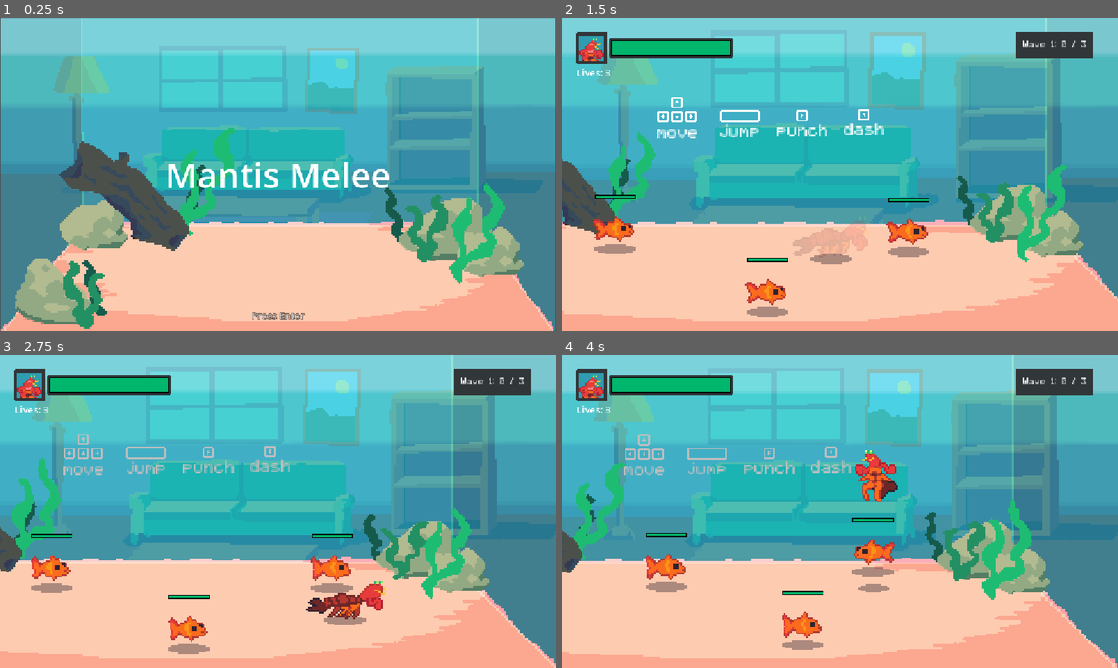
Above: before the commit, frames 1-4 (two rows, left to right).
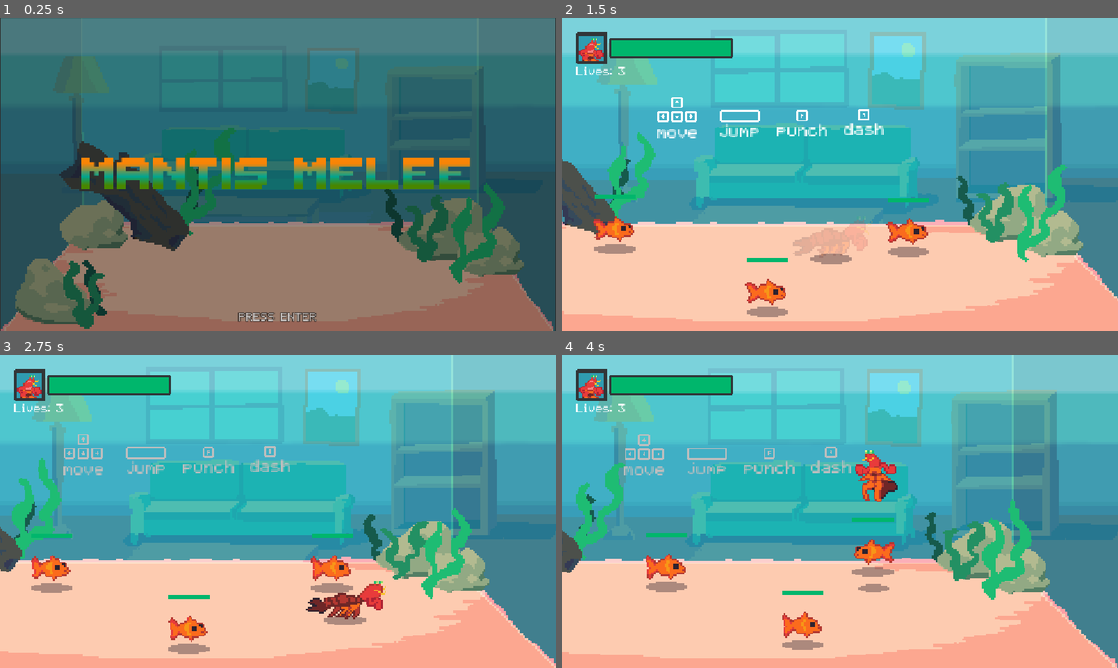
Above: after the commit, the same moments.

Repository: zhang-edward/shrimp-beat-em-up
Game: Godot game, scene res://scenes/Start.tscn
The game is run twice, just before and just after one commit, with the same random seed, the same clock (stepped at 60 frames per second) and the same inputs.
Inputs:
- Up to frame 1 (0.25 s): no input
- Up to frame 2 (1.5 s): tap Enter (start_game) at 0.5, 0.6 s; hold Right (move_right) 0.53-1.28 s; tap Space (jump) at 0.77 s; hold Down (move_down) from 1.28 s (still down); tap F (attack) at 1.35 s
- Up to frame 3 (2.75 s): tap Space (jump) at 1.52 s; tap Enter (start_game) at 1.55, 2.3 s; release Down (move_down) at 2.03 s; hold Right (move_right) from 2.03 s (still down); tap A (dash) at 2.1 s
- Up to frame 4 (4 s): release Right (move_right) at 2.78 s; hold Up (move_up) 2.78-3.53 s; tap Enter (start_game) at 2.85, 3.6 s; tap Space (jump) at 3.02, 3.77 s; hold Left (move_left) from 3.53 s (still down)

The runs differ from the first frame. In frame 1, 100% of the frame differs, in the area x 0-100%, y 0-100%; in frame 2, 1.6%; in frame 3, 1.6%; in frame 4, 1.6%.

Commit message:
polish start menu title text, tweak some difficulty

Diff:
--- a/prefab/Enemy.tscn
+++ b/prefab/Enemy.tscn
@@ -40,9 +40,9 @@
 anchor_left = 0.5
 anchor_right = 0.5
 offset_left = -47.0
-offset_top = -119.0
+offset_top = -104.0
 offset_right = 48.0
-offset_bottom = -110.0
+offset_bottom = -95.0
 grow_horizontal = 2
 theme_override_styles/background = ExtResource("7_jca2b")
 theme_override_styles/fill = ExtResource("8_2y5xi")
--- /dev/null
+++ b/prefab/styles/font-gradient.gdshader
@@ -0,0 +1,37 @@
+shader_type canvas_item;
+
+uniform sampler2D gradient_texture : hint_default_white;
+uniform bool use_label_gradient = true;
+uniform vec2 text_size = vec2(100.0, 30.0);
+
+// NEW UNIFORMS: Provide your label colors so the shader can differentiate them
+uniform vec4 font_color : source_color = vec4(1.0, 1.0, 1.0, 1.0);
+uniform vec4 outline_color : source_color = vec4(0.0, 0.0, 0.0, 1.0);
+uniform float color_threshold : hint_range(0.0, 1.0) = 0.1;
+
+varying vec2 local_uv;
+
+void vertex() {
+	if (use_label_gradient) {
+		local_uv = VERTEX.xy / text_size;
+	} else {
+		local_uv = UV;
+	}
+}
+
+void fragment() {
+	vec4 text_color_sampled = texture(TEXTURE, UV);
+	vec4 grad_color = texture(gradient_texture, local_uv);
+
+	// Calculate how close the pixel color is to your outline color
+	float is_outline = distance(text_color_sampled.rgb, outline_color.rgb);
+
+	if (is_outline < color_threshold) {
+		// Keep the original outline pixel intact
+		COLOR = text_color_sampled;
+	} else {
+		// Apply gradient to the inner text area while preserving alpha
+		COLOR.rgb = grad_color.rgb;
+		COLOR.a = text_color_sampled.a;
+	}
+}
--- a/prefab/styles/healthbar_fill.tres
+++ b/prefab/styles/healthbar_fill.tres
@@ -2,8 +2,4 @@
 
 [resource]
 bg_color = Color(0, 0.7144062, 0.4229535, 1)
-border_width_left = 2
-border_width_top = 2
-border_width_right = 2
-border_width_bottom = 2
 border_color = Color(0, 0, 0, 1)
--- a/resources/levels/level1_wave2.tres
+++ b/resources/levels/level1_wave2.tres
@@ -7,6 +7,7 @@
 [sub_resource type="Resource" id="Resource_lqof1"]
 script = ExtResource("1_qtp8g")
 enemy_scene = ExtResource("2_5u7gj")
+count = 5
 metadata/_custom_type_script = "uid://bqx8n2vw3ktle"
 
 [resource]
--- a/resources/levels/level3_wave2.tres
+++ b/resources/levels/level3_wave2.tres
@@ -14,7 +14,7 @@
 [sub_resource type="Resource" id="Group_crab"]
 script = ExtResource("4_weg")
 enemy_scene = ExtResource("2_x3fe6")
-count = 5
+count = 8
 metadata/_custom_type_script = "uid://bqx8n2vw3ktle"
 
 [resource]
--- a/scenes/Game.tscn
+++ b/scenes/Game.tscn
@@ -156,6 +156,7 @@
 [node name="CanvasLayer" type="CanvasLayer" parent="." unique_id=1452419952]
 
 [node name="WavePanel" type="NinePatchRect" parent="CanvasLayer" unique_id=1660627889]
+visible = false
 custom_minimum_size = Vector2(64, 32)
 anchors_preset = 1
 anchor_left = 1.0
@@ -283,6 +284,7 @@
 
 [node name="LivesLabel" type="Label" parent="CanvasLayer/HUD" unique_id=1719625438]
 layout_mode = 2
+theme_override_fonts/font = ExtResource("24_1gdd5")
 theme_override_font_sizes/font_size = 20
 text = "Lives: 3"
 
--- a/scenes/Start.tscn
+++ b/scenes/Start.tscn
@@ -6,12 +6,33 @@
 [ext_resource type="Texture2D" uid="uid://800mviy7djks" path="res://sprites/props/seaweed_1.png" id="3_nqh5h"]
 [ext_resource type="Script" uid="uid://ghmm1evp356x" path="res://scripts/PropWithRandomizedAnimation.gd" id="4_ea00n"]
 [ext_resource type="Texture2D" uid="uid://dk704xgij5d80" path="res://sprites/props/seaweed_3.png" id="5_e66ye"]
+[ext_resource type="FontFile" uid="uid://dsugm7hp2ms" path="res://pixelmix.ttf" id="6_vwikb"]
 [ext_resource type="Texture2D" uid="uid://bugjdi2mb3dmu" path="res://sprites/props/seaweed_2.png" id="6_yud8w"]
 [ext_resource type="Texture2D" uid="uid://br5cp6d53s4vv" path="res://sprites/props/rock1.png" id="7_ugrxo"]
 [ext_resource type="Texture2D" uid="uid://bhwt635b0jwv1" path="res://sprites/props/log1.png" id="8_vwikb"]
 [ext_resource type="Texture2D" uid="uid://duf8us6pj3mfr" path="res://sprites/props/rock3.png" id="9_nje4j"]
 [ext_resource type="Texture2D" uid="uid://blp8ap5yk36w3" path="res://sprites/props/rock2.png" id="10_rgcrq"]
 [ext_resource type="AudioStream" uid="uid://bdo5q5a5vn0a0" path="res://audio/music/start.ogg" id="12_e66ye"]
+[ext_resource type="Shader" uid="uid://tedsc5jd7q3j" path="res://prefab/styles/font-gradient.gdshader" id="12_ugrxo"]
+[ext_resource type="FontFile" uid="uid://jjwv8duy7abc" path="res://ThaleahFat.ttf" id="13_vwikb"]
+
+[sub_resource type="Gradient" id="Gradient_ugrxo"]
+offsets = PackedFloat32Array(0, 0.27546296, 0.6805556, 1)
+colors = PackedColorArray(0.28068516, 0.5246902, 9.62615e-08, 1, 1.1551381e-06, 0.64539975, 0.56865823, 1, 0.97029734, 0.51869184, 0.026312135, 1, 1, 0.5224363, 0.021728916, 1)
+
+[sub_resource type="GradientTexture2D" id="GradientTexture2D_rgcrq"]
+gradient = SubResource("Gradient_ugrxo")
+fill_from = Vector2(1, 0.9188034)
+fill_to = Vector2(1, 0.25213677)
+
+[sub_resource type="ShaderMaterial" id="ShaderMaterial_6skjg"]
+shader = ExtResource("12_ugrxo")
+shader_parameter/gradient_texture = SubResource("GradientTexture2D_rgcrq")
+shader_parameter/use_label_gradient = true
+shader_parameter/text_size = Vector2(100, 100)
+shader_parameter/font_color = Color(1, 1, 1, 1)
+shader_parameter/outline_color = Color(0, 0, 0, 1)
+shader_parameter/color_threshold = 0.1
 
 [sub_resource type="AtlasTexture" id="AtlasTexture_r7sob"]
 atlas = ExtResource("3_nqh5h")
@@ -112,112 +133,18 @@
 scale = Vector2(3.600624, 3.4190106)
 texture = ExtResource("2_fx3ca")
 
-[node name="Props" type="Node2D" parent="." unique_id=1796265463]
-y_sort_enabled = true
-position = Vector2(-283, 0)
-
-[node name="Seaweed1" type="AnimatedSprite2D" parent="Props" unique_id=1116187147]
-y_sort_enabled = true
-position = Vector2(101, 97)
-scale = Vector2(4, 4)
-sprite_frames = SubResource("SpriteFrames_7422c")
-offset = Vector2(0, -15.08)
-script = ExtResource("4_ea00n")
-
-[node name="Seaweed4" type="AnimatedSprite2D" parent="Props" unique_id=968879842]
-y_sort_enabled = true
-position = Vector2(127, 108)
-scale = Vector2(4, 4)
-sprite_frames = SubResource("SpriteFrames_pse3a")
-offset = Vector2(0, -24)
-script = ExtResource("4_ea00n")
-
-[node name="Seaweed5" type="AnimatedSprite2D" parent="Props" unique_id=996933618]
-y_sort_enabled = true
-position = Vector2(-91, 294)
-scale = Vector2(4, 4)
-sprite_frames = SubResource("SpriteFrames_7422c")
-offset = Vector2(0, -15.08)
-flip_h = true
-script = ExtResource("4_ea00n")
-
-[node name="Seaweed7" type="AnimatedSprite2D" parent="Props" unique_id=202758499]
-y_sort_enabled = true
-position = Vector2(-119, 312)
-scale = Vector2(4, 4)
-sprite_frames = SubResource("SpriteFrames_waqk2")
-offset = Vector2(0, -16)
-flip_h = true
-script = ExtResource("4_ea00n")
-
-[node name="Rock1" type="Sprite2D" parent="Props" unique_id=1236254018]
-y_sort_enabled = true
-position = Vector2(-181, 302)
-scale = Vector2(4, 4)
-texture = ExtResource("7_ugrxo")
-offset = Vector2(0, -16)
-
-[node name="Log1" type="Sprite2D" parent="Props" unique_id=1727581422]
-y_sort_enabled = true
-position = Vector2(-40, 145)
-scale = Vector2(4, 4)
-texture = ExtResource("8_vwikb")
-offset = Vector2(0, -24.19)
-flip_h = true
-flip_v = true
-
-[node name="Rock3" type="Sprite2D" parent="Props" unique_id=1115685383]
-y_sort_enabled = true
-position = Vector2(-96, 136)
-scale = Vector2(4, 4)
-texture = ExtResource("9_nje4j")
-offset = Vector2(0, -8)
-
-[node name="Rock2" type="Sprite2D" parent="Props" unique_id=795223779]
-y_sort_enabled = true
-position = Vector2(626, 172)
-scale = Vector2(4, 4)
-texture = ExtResource("10_rgcrq")
-offset = Vector2(0, -16)
-
-[node name="Rock4" type="Sprite2D" parent="Props" unique_id=1067151680]
-y_sort_enabled = true
-position = Vector2(725, 197)
-scale = Vector2(4, 4)
-texture = ExtResource("9_nje4j")
-offset = Vector2(0, -9)
-
-[node name="Seaweed6" type="AnimatedSprite2D" parent="Props" unique_id=275972174]
-y_sort_enabled = true
-position = Vector2(534, 144)
-scale = Vector2(4, 4)
-sprite_frames = SubResource("SpriteFrames_7422c")
-offset = Vector2(0, -15.08)
-flip_h = true
-script = ExtResource("4_ea00n")
-
-[node name="Seaweed2" type="AnimatedSprite2D" parent="Props" unique_id=1860222699]
-y_sort_enabled = true
-position = Vector2(591, 174)
-scale = Vector2(4, 4)
-sprite_frames = SubResource("SpriteFrames_waqk2")
-offset = Vector2(0, -16)
-script = ExtResource("4_ea00n")
-
-[node name="Seaweed3" type="AnimatedSprite2D" parent="Props" unique_id=193426245]
-y_sort_enabled = true
-position = Vector2(689, 206)
-scale = Vector2(4, 4)
-sprite_frames = SubResource("SpriteFrames_pse3a")
-offset = Vector2(0, -24)
-script = ExtResource("4_ea00n")
-
-[node name="Camera2D" type="Camera2D" parent="." unique_id=1647493844]
-scale = Vector2(0.09233543, -0.7423794)
-
 [node name="CanvasLayer" type="CanvasLayer" parent="." unique_id=34642665]
 
+[node name="ColorRect" type="ColorRect" parent="CanvasLayer" unique_id=2002148939]
+anchors_preset = 15
+anchor_right = 1.0
+anchor_bottom = 1.0
+grow_horizontal = 2
+grow_vertical = 2
+color = Color(0, 0, 0, 0.39607844)
+
 [node name="TitleLogo" type="Label" parent="CanvasLayer" unique_id=2034987496]
+material = SubResource("ShaderMaterial_6skjg")
 anchors_preset = 8
 anchor_left = 0.5
 anchor_top = 0.5
@@ -229,7 +156,9 @@
 offset_bottom = 11.5
 grow_horizontal = 2
 grow_vertical = 2
-theme_override_font_sizes/font_size = 72
+theme_override_colors/font_outline_color = Color(0, 0, 0, 1)
+theme_override_fonts/font = ExtResource("13_vwikb")
+theme_override_font_sizes/font_size = 150
 text = "Mantis Melee"
 
 [node name="StartPrompt" type="Label" parent="CanvasLayer" unique_id=1739271539]
@@ -246,9 +175,113 @@
 grow_vertical = 0
 theme_override_colors/font_outline_color = Color(0, 0, 0, 1)
 theme_override_constants/outline_size = 5
+theme_override_fonts/font = ExtResource("6_vwikb")
 theme_override_font_sizes/font_size = 20
-text = "Press Enter"
+text = "PRESS ENTER"
 horizontal_alignment = 1
+
+[node name="Props" type="Node2D" parent="." unique_id=1796265463]
+y_sort_enabled = true
+position = Vector2(-283, 0)
+
+[node name="Seaweed1" type="AnimatedSprite2D" parent="Props" unique_id=1116187147]
+y_sort_enabled = true
+position = Vector2(101, 97)
+scale = Vector2(4, 4)
+sprite_frames = SubResource("SpriteFrames_7422c")
+offset = Vector2(0, -15.08)
+script = ExtResource("4_ea00n")
+
+[node name="Seaweed4" type="AnimatedSprite2D" parent="Props" unique_id=968879842]
+y_sort_enabled = true
+position = Vector2(127, 108)
+scale = Vector2(4, 4)
+sprite_frames = SubResource("SpriteFrames_pse3a")
+offset = Vector2(0, -24)
+script = ExtResource("4_ea00n")
+
+[node name="Seaweed5" type="AnimatedSprite2D" parent="Props" unique_id=996933618]
+y_sort_enabled = true
+position = Vector2(-91, 294)
+scale = Vector2(4, 4)
+sprite_frames = SubResource("SpriteFrames_7422c")
+offset = Vector2(0, -15.08)
+flip_h = true
+script = ExtResource("4_ea00n")
+
+[node name="Seaweed7" type="AnimatedSprite2D" parent="Props" unique_id=202758499]
+y_sort_enabled = true
+position = Vector2(-119, 312)
+scale = Vector2(4, 4)
+sprite_frames = SubResource("SpriteFrames_waqk2")
+offset = Vector2(0, -16)
+flip_h = true
+script = ExtResource("4_ea00n")
+
+[node name="Rock1" type="Sprite2D" parent="Props" unique_id=1236254018]
+y_sort_enabled = true
+position = Vector2(-181, 302)
+scale = Vector2(4, 4)
+texture = ExtResource("7_ugrxo")
+offset = Vector2(0, -16)
+
+[node name="Log1" type="Sprite2D" parent="Props" unique_id=1727581422]
+y_sort_enabled = true
+position = Vector2(-40, 145)
+scale = Vector2(4, 4)
+texture = ExtResource("8_vwikb")
+offset = Vector2(0, -24.19)
+flip_h = true
+flip_v = true
+
+[node name="Rock3" type="Sprite2D" parent="Props" unique_id=1115685383]
+y_sort_enabled = true
+position = Vector2(-96, 136)
+scale = Vector2(4, 4)
+texture = ExtResource("9_nje4j")
+offset = Vector2(0, -8)
+
+[node name="Rock2" type="Sprite2D" parent="Props" unique_id=795223779]
+y_sort_enabled = true
+position = Vector2(626, 172)
+scale = Vector2(4, 4)
+texture = ExtResource("10_rgcrq")
+offset = Vector2(0, -16)
+
+[node name="Rock4" type="Sprite2D" parent="Props" unique_id=1067151680]
+y_sort_enabled = true
+position = Vector2(725, 197)
+scale = Vector2(4, 4)
+texture = ExtResource("9_nje4j")
+offset = Vector2(0, -9)
+
+[node name="Seaweed6" type="AnimatedSprite2D" parent="Props" unique_id=275972174]
+y_sort_enabled = true
+position = Vector2(534, 144)
+scale = Vector2(4, 4)
+sprite_frames = SubResource("SpriteFrames_7422c")
+offset = Vector2(0, -15.08)
+flip_h = true
+script = ExtResource("4_ea00n")
+
+[node name="Seaweed2" type="AnimatedSprite2D" parent="Props" unique_id=1860222699]
+y_sort_enabled = true
+position = Vector2(591, 174)
+scale = Vector2(4, 4)
+sprite_frames = SubResource("SpriteFrames_waqk2")
+offset = Vector2(0, -16)
+script = ExtResource("4_ea00n")
+
+[node name="Seaweed3" type="AnimatedSprite2D" parent="Props" unique_id=193426245]
+y_sort_enabled = true
+position = Vector2(689, 206)
+scale = Vector2(4, 4)
+sprite_frames = SubResource("SpriteFrames_pse3a")
+offset = Vector2(0, -24)
+script = ExtResource("4_ea00n")
+
+[node name="Camera2D" type="Camera2D" parent="." unique_id=1647493844]
+scale = Vector2(0.09233543, -0.7423794)
 
 [node name="AudioStreamPlayer2D" type="AudioStreamPlayer" parent="." unique_id=79699815]
 stream = ExtResource("12_e66ye")
--- a/scripts/LobsterBoss.gd
+++ b/scripts/LobsterBoss.gd
@@ -26,8 +26,8 @@
 
 func setup():
 	game.player.top_level = true
-	left_claw_health.configure("Left claw", 200)
-	right_claw_health.configure("Right claw", 200)
+	left_claw_health.configure("Left claw", 250)
+	right_claw_health.configure("Right claw", 250)
 
 func handle_hit():
 	if state_machine.state is LobsterBossIdleState:
--- a/scripts/final_boss/FinalBossController.gd
+++ b/scripts/final_boss/FinalBossController.gd
@@ -262,7 +262,7 @@
 	game.audio_stream_player.stream = GameVariables.final_boss_bgm
 	game.audio_stream_player.play()
 	await get_tree().create_timer(2.0).timeout
-	boss_health.configure("The Human", 100)
+	boss_health.configure("The Human", 500)
 	boss_health.show()
 	await move_face_to(FacePos.BACK_WALL_RISEN, "super_angry")
 	await play_emote("determined_3")
Binary file added: ThaleahFat.ttf
Not shown, added: ThaleahFat.ttf.import
Not shown, added: prefab/styles/font-gradient.gdshader.uid
